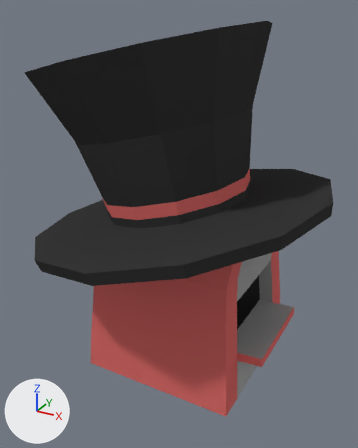
An edit to the Blender file bjm-game/Assets/Models/hatshop.blend, drawn before and after from the same camera.
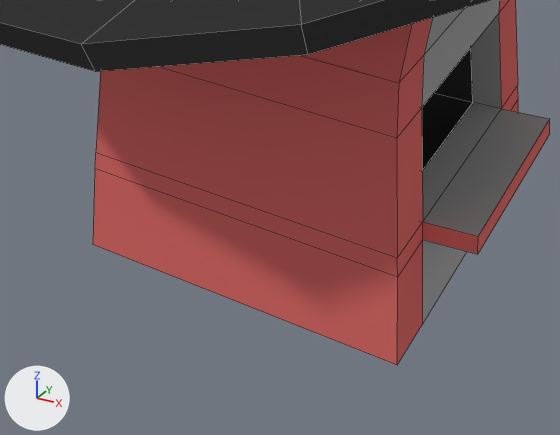
Each version appears first whole from a camera (50 mm lens) standing at (5.8, -11.26, 9.57) and looking at (-0.3, -0.17, 4.03), and next in a close-up on the part from 14% to 83% of the width and 57% to 100% of the height. The lights are fixed; the arrows at lower left show +X, +Y and +Z. The close-ups show mesh edges as thin lines.

Script lines for the objects in view, before the commit:
```python
me_cube = bpy.data.meshes.new('Cube')
me_cube.from_pydata(...)  # 64 vertices, 62 faces; spans x -2.18..2.77, y -2.18..2.18, z -0.08..4.75
# faces by material slot: [19, 34, 9]
me_cube.materials.append(mat_hatshop_primary)  # grey #a7a7a7
me_cube.materials.append(mat_hatshop_secondary)  # red #da6b68
me_cube.materials.append(mat_hatshop_hat)  # black #383838
me_cylinder = bpy.data.meshes.new('Cylinder')
me_cylinder.from_pydata(...)  # 84 vertices, 74 faces; spans x -4.18..4.18, y -4.18..4.18, z 0.38..4.97
# faces by material slot: [62, 12]
me_cylinder.materials.append(mat_hatshop_hat)  # black #383838
me_cylinder.materials.append(mat_hatshop_secondary)  # red #da6b68
ob_hatshop_base = bpy.data.objects.new('Hatshop_base', me_cube)
ob_hatshop_base.location = (0.0, 0.0, 0.0)
ob_hatshop_top = bpy.data.objects.new('Hatshop_top', me_cylinder)
ob_hatshop_top.parent = ob_hatshop_base
ob_hatshop_top.location = (-0.184, 0.0, 3.724)
ob_hatshop_top.rotation_euler = (0.0, -0.227, 0.0)  # degrees (0, -13, 0)
```
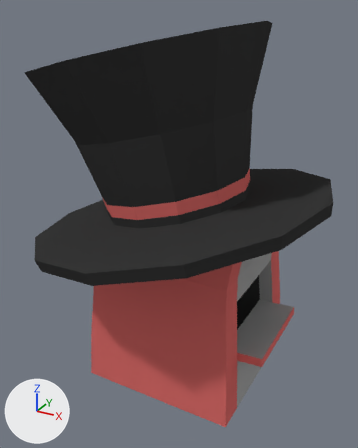
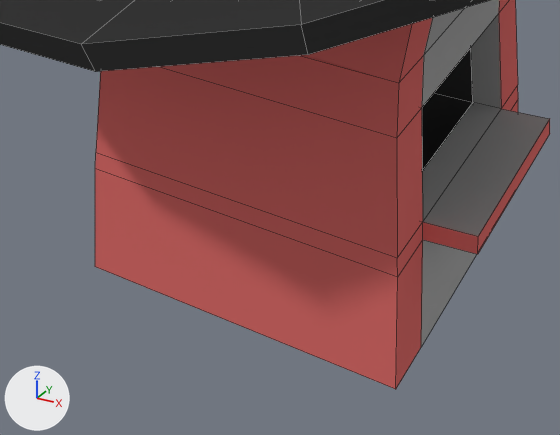
Commit message: Hatshop model fix

Changed parts and their boxes (x1, y1, x2, y2) in the close-ups (560 x 435 px; the box of a moved part takes in the faces that stretch with it):
```json
{"object": "Hatshop_base", "change": "reshaped", "before": [93, 0, 550, 365], "after": [95, 0, 550, 389]}
{"part": 1, "of": "me_cube", "change": "moved or reshaped", "before": [93, 93, 518, 365], "after": [95, 93, 518, 389]}
```

Scene script edits in JSON lines:
```json
{"block": "me_cube", "where": "me_cube.from_pydata(...)  # 64 vertices, 62 faces; spans x -2.18..2.77, y -2.18..2.18, z -0.08..4.75"}
{"block": "me_cube", "where": "# used by ob_hatshop_base; location = (0.0, 0.0, 0.0)"}
{"block": "me_cube", "change": "me_cube part 1: all 10 vertices in x -2.18..2.18, y -2.18..2.18, z -0.08..-0.07 are scaled about their middle by (1, 1, 48.8), then moved by (0.0, 0.0, -0.16)"}
```
